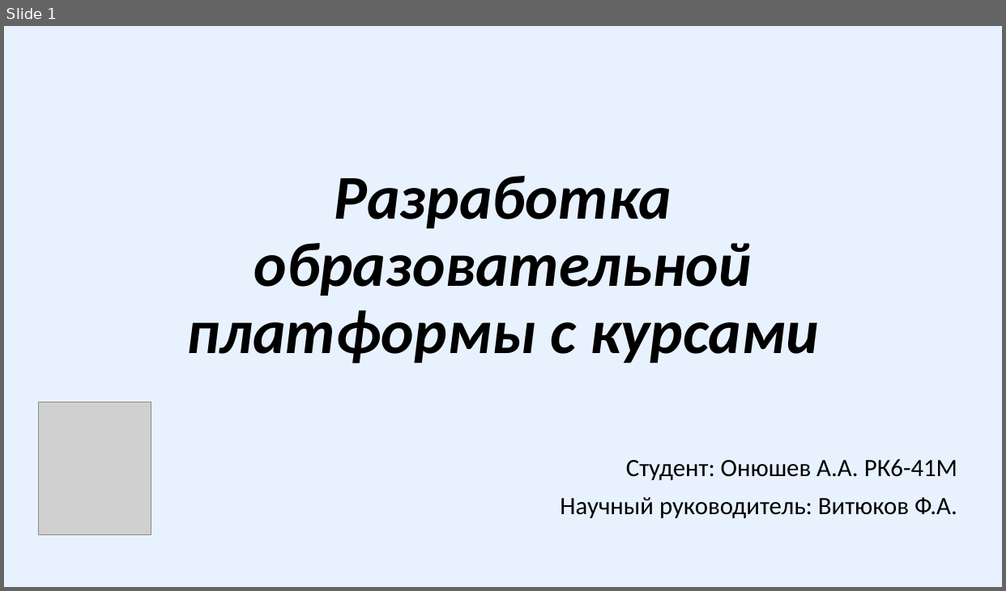
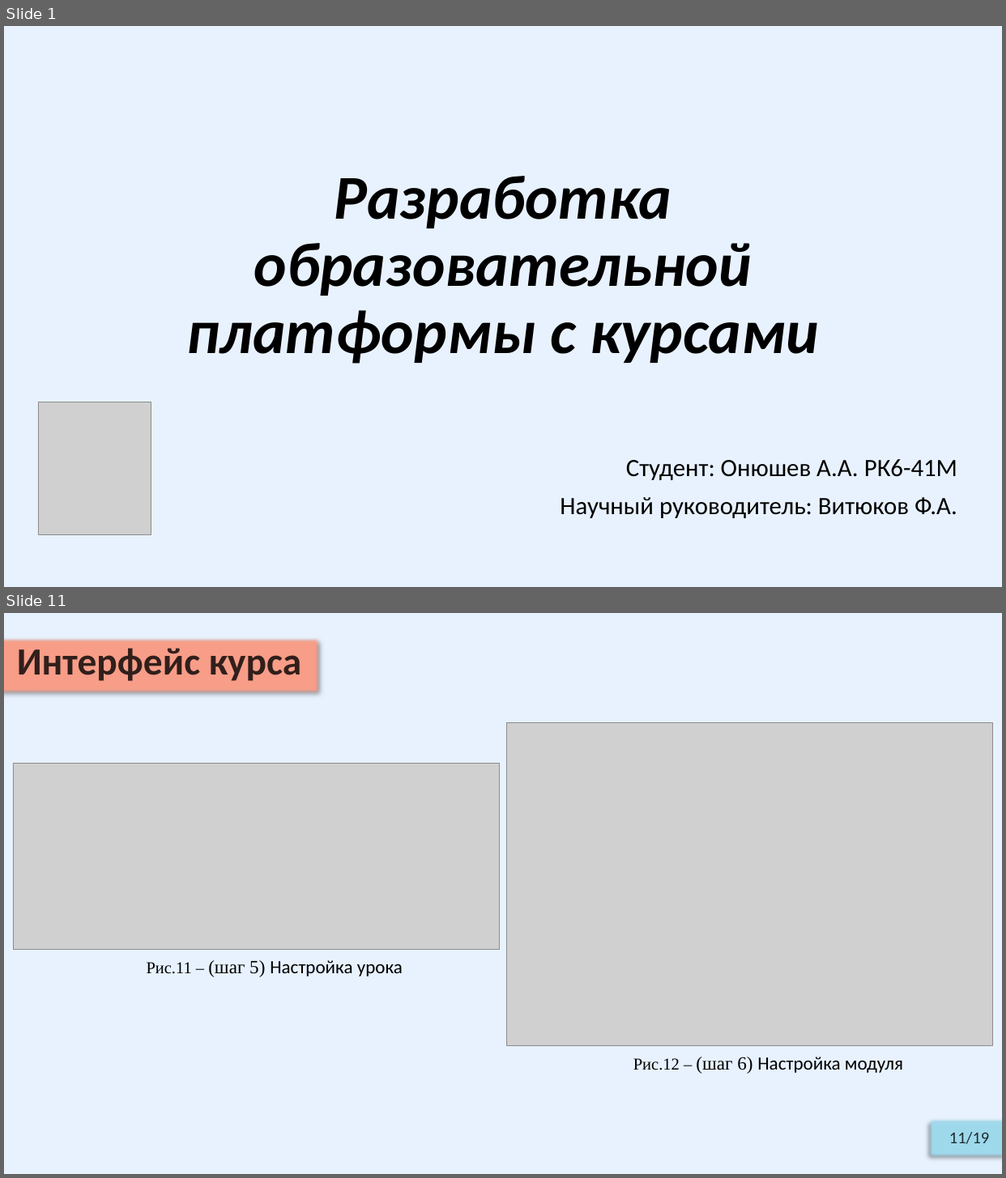
Before and after one commit to Relax-FM/Diploma, a slide deck: master/Diploma/presentation/OnyushevA_RK6-41M_v2.pptx. Shown one above the other, each under a label of ours: slide 1 before the commit, slides 1 and 11 after it; the slides between them are not shown. The pictures are 1006x591 and 1006x1178 pixels, drawn with LibreOffice and Linux fonts; fonts in the diff are those of the drawing; grey boxes stand for pictures. Boxes give left, top, right and bottom in pixels: in the first picture for what was removed or moved away, otherwise in the second. Text is boxed around its words. In the diff, an @@ line names an element or a change of style, - is before the commit and + after.

```diff
--- a/master/Diploma/presentation/OnyushevA_RK6-41M_v2.pptx
+++ b/master/Diploma/presentation/OnyushevA_RK6-41M_v2.pptx
@@ slide 11 added at box(4, 613, 1002, 1174), background #E8F2FE @@
@@ subtitle added at box(4, 637, 319, 694), fill #F99F89, 37 pt, text #000000 at 80% opacity, bold @@
+Интерфейс курса
@@ picture added at box(507, 723, 994, 1046) @@
@@ picture added at box(13, 764, 500, 950) @@
@@ text added at box(147, 960, 403, 977), 18 pt, text #000000 @@
+Рис.11 – (шаг 5) Настройка урока
@@ text added at box(633, 1057, 903, 1074), 18 pt, text #000000 @@
+Рис.12 – (шаг 6) Настройка модуля
@@ rectangle added at box(927, 1118, 1002, 1160), fill #A0DBED, 16 pt, text #000000 at 80% opacity @@
+11/19
```
Also in this commit, not shown: 14 slides changed, 3 other slides added, 1 slide removed, 2 other files.
